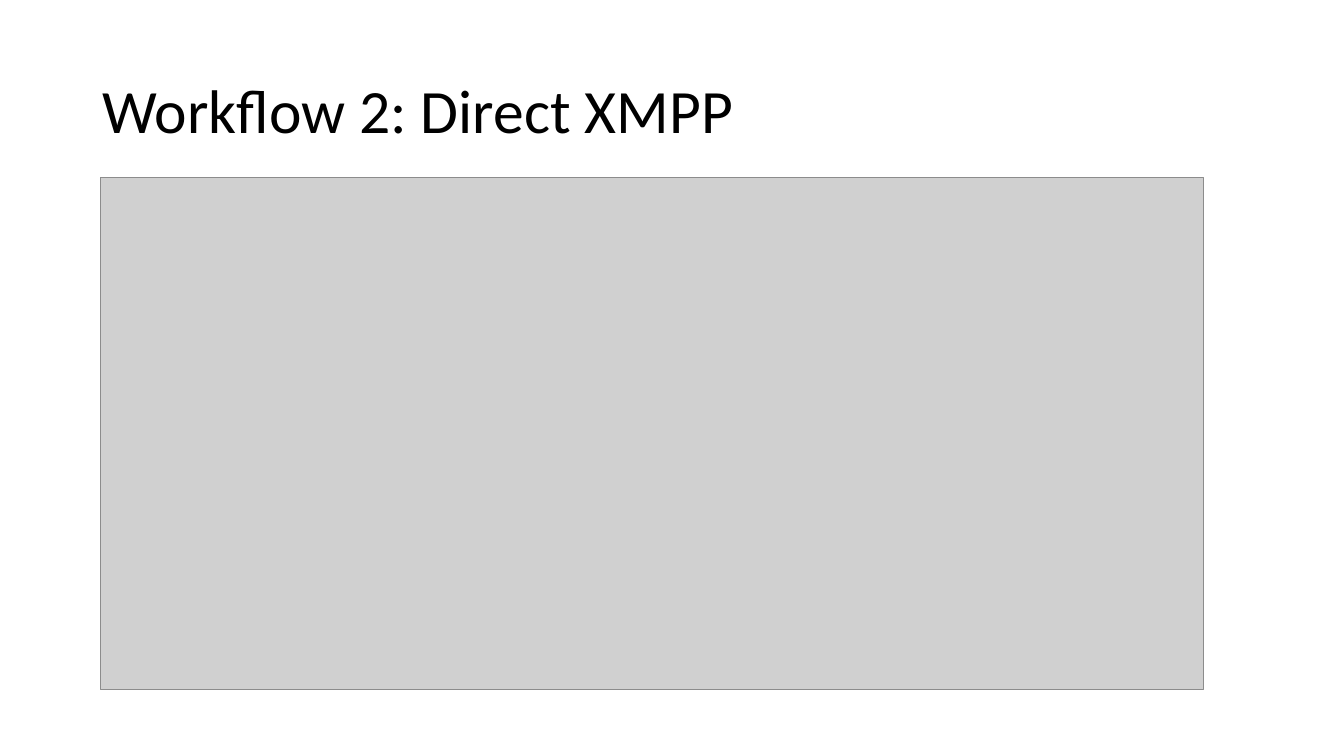
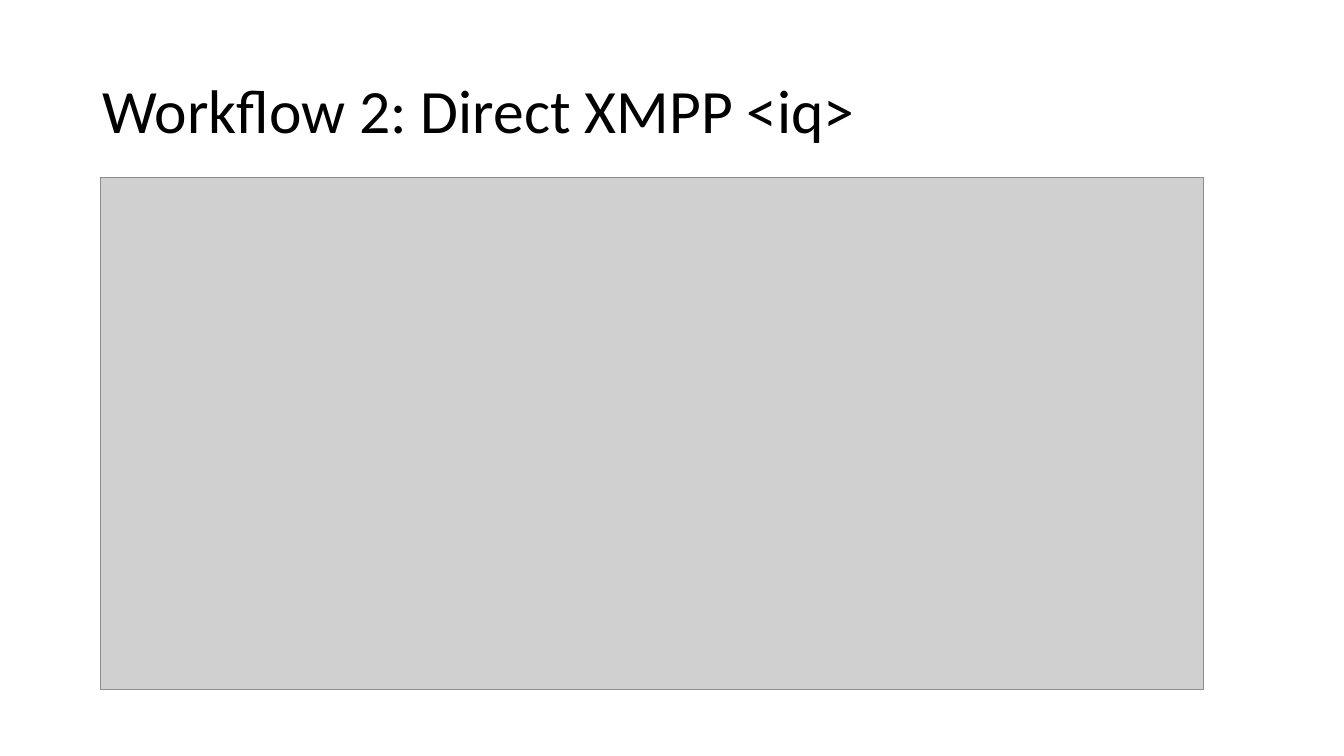
Before and after one commit to wmunyan/SACM-Sandbox, a slide deck: slide 9 of ietf-105/IETF105-Hackathon.pptx (slide 10 before the commit). Drawn at 1344x756 pixels with LibreOffice and Linux fonts; fonts in the diff are those of the drawing; grey boxes stand for pictures. Boxes give left, top, right and bottom in pixels: in the first picture for what was removed or moved away, otherwise in the second. Text is boxed around its words. In the diff, an @@ line names an element or a change of style, - is before the commit and + after.

```diff
--- a/ietf-105/IETF105-Hackathon.pptx
+++ b/ietf-105/IETF105-Hackathon.pptx
@@ title at (x1=102, y1=90, x2=855, y2=143): text changed @@
-Workflow 2: Direct XMPP
+Workflow 2: Direct XMPP <iq>
```
Also in this commit, not shown: 5 other slides changed, 1 slide added, 9 other files.
